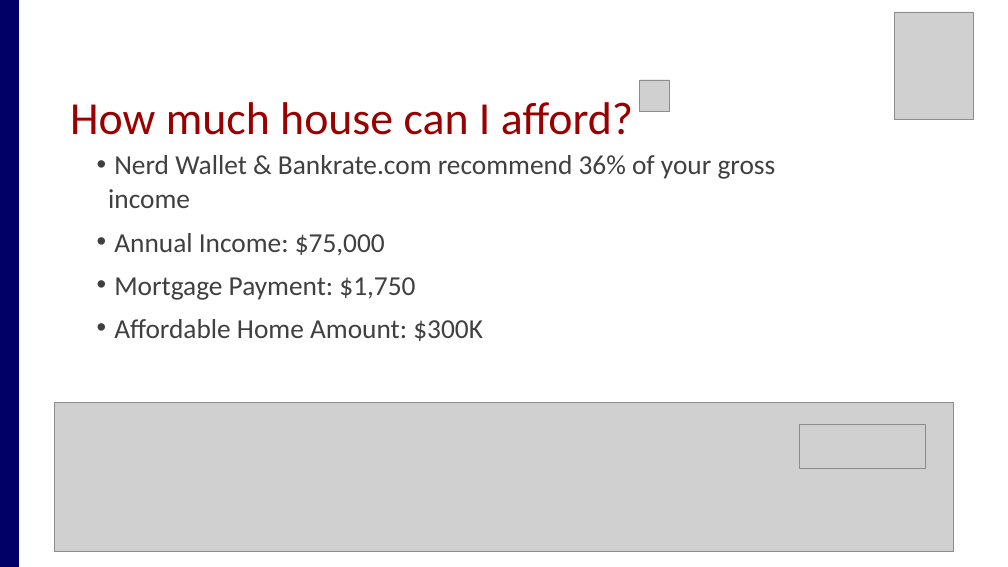
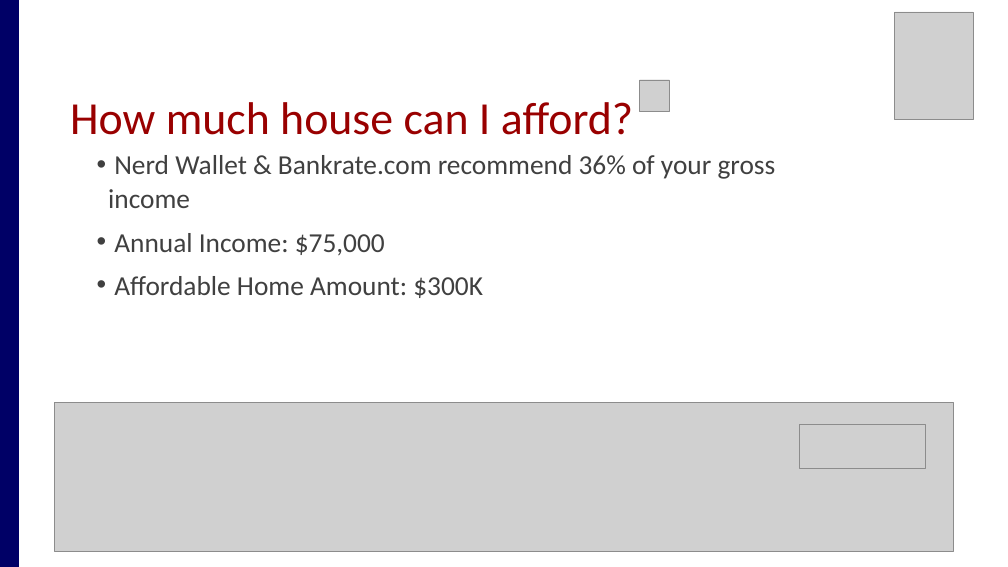
Before and after one commit to amiraligh89/RealEstate_Project1, a slide deck: slide 5 of RealEstate_Presentation.pptx (slide 4 before the commit). Drawn at 1008x567 pixels with LibreOffice and Linux fonts; fonts in the diff are those of the drawing; grey boxes stand for pictures. Boxes give left, top, right and bottom in pixels: in the first picture for what was removed or moved away, otherwise in the second. Text is boxed around its words. In the diff, an @@ line names an element or a change of style, - is before the commit and + after.

```diff
--- a/RealEstate_Presentation.pptx
+++ b/RealEstate_Presentation.pptx
@@ text at bbox=[114, 277, 415, 300]: paragraph removed @@
-    • Mortgage Payment: $1,750
@@ text at bbox=[114, 276, 483, 298]: list level 1 to 3 in "Affordable Home Amount: $300K" @@
```
Also in this commit, not shown: 2 other slides changed, 1 slide added.
